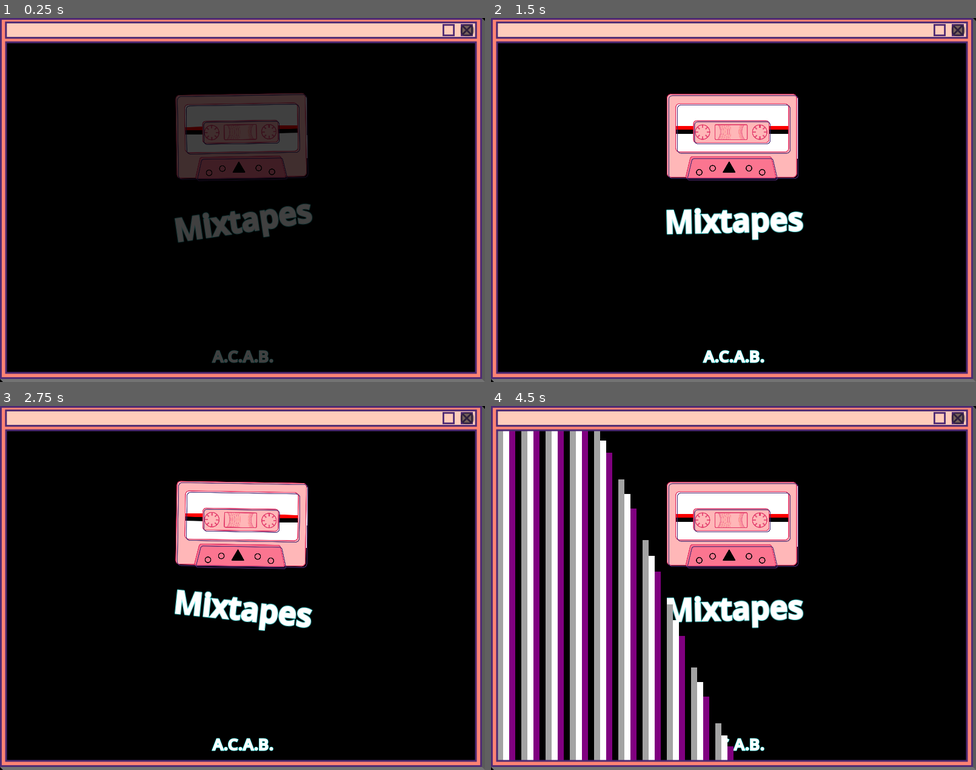
Above: before the commit, frames 1-4 (two rows, left to right).
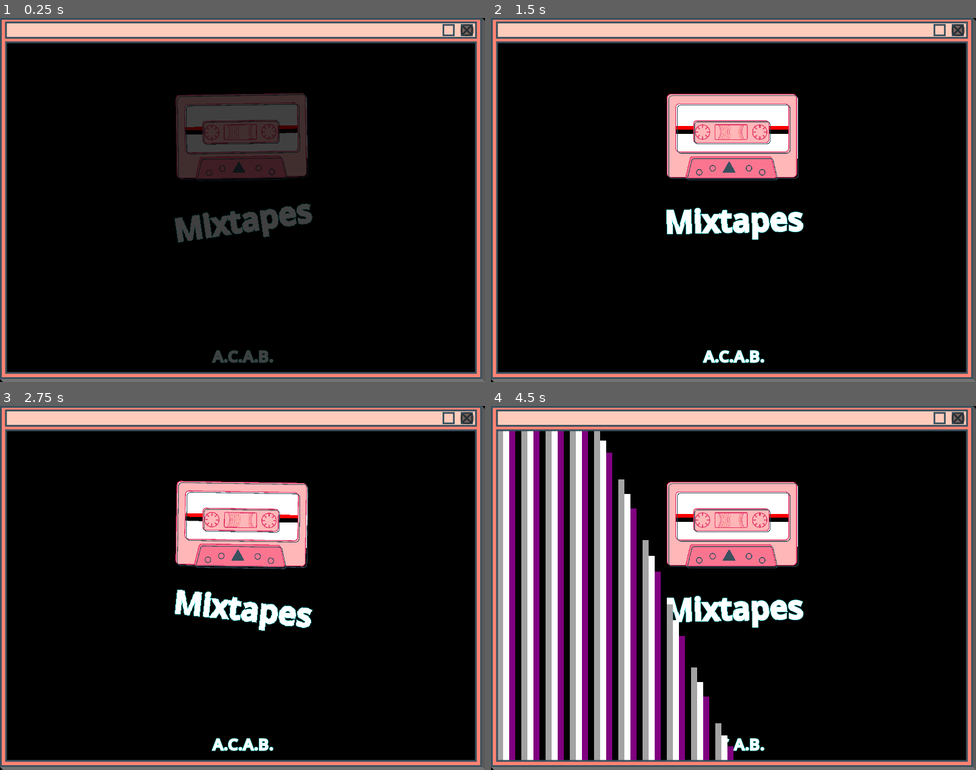
Above: after the commit, the same moments.

Repository: Falme/Mixtapes
Game: Godot game, scene res://Scenes/splash.tscn
Two runs of this game, one before a commit and one after it. Both use one fixed random seed, a clock stepped at 60 frames per second and the inputs below.
Inputs:
- Up to frame 1 (0.25 s): no input
- Up to frame 2 (1.5 s): no input
- Up to frame 3 (2.75 s): no input
- Up to frame 4 (4.5 s): no input

The runs differ from the first frame. In frame 1, 3.9% of the frame differs, in the area x 0-100%, y 0-100%; in frame 2, 5.1%; in frame 3, 5.0%; in frame 4, 5.1%.

Commit message:
Changing some colors

Diff:
--- a/Prefabs/Manifestos/item_manifesto.tscn
+++ b/Prefabs/Manifestos/item_manifesto.tscn
@@ -16,7 +16,7 @@
 tracks/0/loop_wrap = true
 tracks/0/keys = {
 "handle_modes": PackedInt32Array(0),
-"points": PackedFloat32Array(-4, -0.25, 0, 0.25, 0),
+"points": PackedFloat32Array(-4.35, -0.25, 0, 0.25, 0),
 "times": PackedFloat32Array(0)
 }
 tracks/1/type = "bezier"
@@ -27,7 +27,7 @@
 tracks/1/loop_wrap = true
 tracks/1/keys = {
 "handle_modes": PackedInt32Array(0),
-"points": PackedFloat32Array(1, -0.25, 0, 0.25, 0),
+"points": PackedFloat32Array(0.65, -0.25, 0, 0.25, 0),
 "times": PackedFloat32Array(0)
 }
 tracks/2/type = "value"
@@ -53,7 +53,7 @@
 tracks/0/loop_wrap = true
 tracks/0/keys = {
 "handle_modes": PackedInt32Array(0, 0),
-"points": PackedFloat32Array(-0.9, -0.25, 0, 0.25, 0, -4, -0.25, 0, 0.25, 0),
+"points": PackedFloat32Array(-0.9, -0.25, 0, 0.25, 0, -4.35, -0.25, 0, 0.25, 0),
 "times": PackedFloat32Array(0, 1)
 }
 tracks/1/type = "bezier"
@@ -64,7 +64,7 @@
 tracks/1/loop_wrap = true
 tracks/1/keys = {
 "handle_modes": PackedInt32Array(0, 0),
-"points": PackedFloat32Array(4, -0.25, 0, 0.25, 0, 1, -0.25, 0, 0.25, 0),
+"points": PackedFloat32Array(4.1, -0.25, 0, 0.25, 0, 0.65, -0.25, 0, 0.25, 0),
 "times": PackedFloat32Array(0, 1)
 }
 tracks/2/type = "value"
@@ -90,7 +90,7 @@
 tracks/0/loop_wrap = true
 tracks/0/keys = {
 "handle_modes": PackedInt32Array(0, 0),
-"points": PackedFloat32Array(-4, -0.25, 0, 0.25, 0, -0.9, -0.25, 0, 0.25, 0),
+"points": PackedFloat32Array(-4.35, -0.25, 0, 0.25, 0, -0.9, -0.25, 0, 0.25, 0),
 "times": PackedFloat32Array(0, 1)
 }
 tracks/1/type = "bezier"
@@ -101,7 +101,7 @@
 tracks/1/loop_wrap = true
 tracks/1/keys = {
 "handle_modes": PackedInt32Array(0, 0),
-"points": PackedFloat32Array(1, -0.25, 0, 0.25, 0, 4, -0.25, 0, 0.25, 0),
+"points": PackedFloat32Array(0.65, -0.25, 0, 0.25, 0, 4, -0.25, 0, 0.25, 0),
 "times": PackedFloat32Array(0, 1)
 }
 tracks/2/type = "value"
@@ -126,11 +126,12 @@
 
 [node name="ItemManifesto" type="NinePatchRect"]
 anchors_preset = -1
-anchor_left = -4.0
-anchor_right = 1.0
+anchor_left = -4.35
+anchor_right = 0.65
 anchor_bottom = 0.333
 grow_horizontal = 2
 grow_vertical = 2
+mouse_filter = 0
 texture = ExtResource("1_y17p6")
 patch_margin_left = 64
 patch_margin_top = 64
@@ -142,7 +143,7 @@
 layout_mode = 1
 anchors_preset = -1
 anchor_left = 0.2
-anchor_right = 0.8
+anchor_right = 0.85
 anchor_bottom = 1.0
 grow_horizontal = 2
 grow_vertical = 2
@@ -159,7 +160,7 @@
 [node name="Link" type="LinkButton" parent="."]
 layout_mode = 1
 anchors_preset = -1
-anchor_right = 0.8
+anchor_right = 0.85
 anchor_bottom = 1.0
 grow_horizontal = 2
 grow_vertical = 2
@@ -168,7 +169,7 @@
 [node name="ArrowButton" type="Button" parent="."]
 layout_mode = 1
 anchors_preset = -1
-anchor_left = 0.8
+anchor_left = 0.9
 anchor_right = 1.0
 anchor_bottom = 0.9
 mouse_default_cursor_shape = 2
--- a/Sprites/Button.svg
+++ b/Sprites/Button.svg
@@ -10,7 +10,7 @@
    inkscape:export-filename="C:\Users\Mixtapes\Documents\Mixtapes\Sprites\Button.png"
    inkscape:export-xdpi="96"
    inkscape:export-ydpi="96"
-   inkscape:version="1.1.1 (3bf5ae0d25, 2021-09-20)"
+   inkscape:version="1.3.2 (091e20e, 2023-11-25, custom)"
    sodipodi:docname="Button.svg"
    xmlns:inkscape="http://www.inkscape.org/namespaces/inkscape"
    xmlns:sodipodi="http://sodipodi.sourceforge.net/DTD/sodipodi-0.dtd"
@@ -33,27 +33,24 @@
      fit-margin-right="0"
      fit-margin-bottom="0"
      inkscape:zoom="1.4823793"
-     inkscape:cx="76.903392"
-     inkscape:cy="117.71616"
-     inkscape:window-width="1920"
-     inkscape:window-height="1017"
-     inkscape:window-x="2552"
-     inkscape:window-y="156"
+     inkscape:cx="12.817232"
+     inkscape:cy="52.955408"
+     inkscape:window-width="2498"
+     inkscape:window-height="1057"
+     inkscape:window-x="-8"
+     inkscape:window-y="-8"
      inkscape:window-maximized="1"
-     inkscape:current-layer="layer2" />
+     inkscape:current-layer="layer3"
+     inkscape:showpageshadow="2"
+     inkscape:deskcolor="#d1d1d1" />
   <defs
      id="defs2" />
   <g
-     inkscape:label="Camada 1"
-     inkscape:groupmode="layer"
-     id="layer1"
-     sodipodi:insensitive="true"
-     transform="translate(-0.07264002,-0.06295181)" />
-  <g
      inkscape:groupmode="layer"
      id="layer2"
-     inkscape:label="Camada 2"
-     transform="translate(-0.07264002,-0.06295181)">
+     inkscape:label="Shadow"
+     transform="translate(-0.07264002,-0.06295181)"
+     style="display:inline">
     <rect
        style="fill:#000000;fill-opacity:0.640151;fill-rule:evenodd;stroke-width:0.250676"
        id="rect32"
@@ -66,9 +63,8 @@
   <g
      inkscape:groupmode="layer"
      id="layer3"
-     inkscape:label="Camada 3"
-     style="display:inline"
-     sodipodi:insensitive="true">
+     inkscape:label="Fill"
+     style="display:inline">
     <path
        style="fill:#c8c8c8;fill-opacity:1;fill-rule:evenodd;stroke:#000000;stroke-width:1.32187;stroke-miterlimit:4;stroke-dasharray:none;stroke-opacity:1"
        sodipodi:type="inkscape:offset"
--- a/Sprites/K7-Icon.svg
+++ b/Sprites/K7-Icon.svg
@@ -109,7 +109,7 @@
      inkscape:window-x="1034"
      inkscape:window-y="0"
      inkscape:window-maximized="0"
-     inkscape:current-layer="layer9"
+     inkscape:current-layer="layer5"
      inkscape:showpageshadow="2"
      inkscape:deskcolor="#d1d1d1" />
   <g
@@ -521,35 +521,35 @@
      inkscape:label="BottomBorder_Circles"
      style="display:inline">
     <ellipse
-       style="fill:none;stroke:#000000;stroke-width:4.82503;stroke-linecap:round;stroke-linejoin:round"
+       style="fill:none;stroke:#38505e;stroke-width:4.82503;stroke-linecap:round;stroke-linejoin:round;stroke-opacity:1"
        id="path1"
        cx="228.78084"
        cy="477.77335"
        rx="16.525536"
        ry="16.525532" />
     <ellipse
-       style="fill:none;stroke:#000000;stroke-width:4.82503;stroke-linecap:round;stroke-linejoin:round"
+       style="fill:none;stroke:#38505e;stroke-width:4.82503;stroke-linecap:round;stroke-linejoin:round;stroke-opacity:1"
        id="path1-4"
        cx="597.52557"
        cy="477.77335"
        rx="16.525536"
        ry="16.525532" />
     <ellipse
-       style="fill:none;stroke:#000000;stroke-width:4.82503;stroke-linecap:round;stroke-linejoin:round"
+       style="fill:none;stroke:#38505e;stroke-width:4.82503;stroke-linecap:round;stroke-linejoin:round;stroke-opacity:1"
        id="path1-3"
        cx="520.11462"
        cy="454.1008"
        rx="16.525536"
        ry="16.525532" />
     <circle
-       style="fill:none;stroke:#000000;stroke-width:4.49201;stroke-linecap:round;stroke-linejoin:round"
+       style="fill:none;stroke:#38505e;stroke-width:4.49201;stroke-linecap:round;stroke-linejoin:round;stroke-opacity:1"
        id="path2"
        cx="306.99692"
        cy="454.1008"
        r="16.692043" />
     <path
        sodipodi:type="star"
-       style="fill:#000000;fill-opacity:1;stroke:none;stroke-width:5;stroke-linecap:round;stroke-linejoin:round"
+       style="fill:#38505e;fill-opacity:1;stroke:none;stroke-width:5;stroke-linecap:round;stroke-linejoin:round"
        id="path3"
        inkscape:flatsided="false"
        sodipodi:sides="3"
@@ -575,7 +575,7 @@
      transform="translate(-4.2737895,-4.2737895)">
     <path
        id="path6"
-       style="display:inline;opacity:1;fill:none;stroke:#4d2973;stroke-width:4.22430025;stroke-linecap:round;stroke-linejoin:round;stroke-dasharray:none;stroke-opacity:1"
+       style="display:inline;opacity:1;fill:#000000;stroke:#38505e;stroke-width:4.22430025;stroke-linecap:round;stroke-linejoin:round;stroke-dasharray:none;stroke-opacity:1;fill-opacity:0"
        d="m 188.08705,397.90003 474.02242,0 a 15.500141,15.500141 38.446816 0 1 15.09638,11.98534 l 25.14297,107.99111  …(200 unchanged characters)…
        sodipodi:nodetypes="ccccc"
        inkscape:path-effect="#path-effect7"
@@ -583,10 +583,10 @@
        transform="matrix(0.94690239,0,0,0.94690239,25.390171,25.197257)" />
     <path
        id="path7"
-       style="display:inline;opacity:1;fill:none;fill-opacity:1;stroke:#4d2973;stroke-width:4;stroke-miterlimit:4;stroke-dasharray:none;stroke-opacity:1"
+       style="display:inline;opacity:1;fill:#000000;fill-opacity:0;stroke:#38505e;stroke-width:4;stroke-miterlimit:4;stroke-dasharray:none;stroke-opacity:1"
        d="m 75.944032,32.64331 c -12.154013,0 -21.937805,9.78564 -21.937805,21.939653 V 496.21676 c 0,12.15401 9.783792 …(437 unchanged characters)…
     <rect
-       style="display:inline;opacity:1;fill:none;fill-opacity:1;stroke:#4d2973;stroke-width:4;stroke-linecap:round;stroke-linejoin:round;stroke-miterlimit:4;stroke-dasharray:none;stroke-opacity:1"
+       style="display:inline;opacity:1;fill:#000000;fill-opacity:0;stroke:#38505e;stroke-width:4;stroke-linecap:round;stroke-linejoin:round;stroke-miterlimit:4;stroke-dasharray:none;stroke-opacity:1"
        id="rect7"
        width="442.58844"
        height="128.77034"
--- a/Sprites/mixtapes_windowframe.svg
+++ b/Sprites/mixtapes_windowframe.svg
@@ -23,15 +23,15 @@
      inkscape:pagecheckerboard="0"
      inkscape:deskcolor="#d1d1d1"
      inkscape:document-units="px"
-     inkscape:zoom="12.27239"
-     inkscape:cx="-0.73335347"
-     inkscape:cy="621.27262"
+     inkscape:zoom="1.5340488"
+     inkscape:cx="386.55876"
+     inkscape:cy="47.260557"
      inkscape:window-width="2498"
      inkscape:window-height="1057"
      inkscape:window-x="-8"
      inkscape:window-y="-8"
      inkscape:window-maximized="1"
-     inkscape:current-layer="layer1" />
+     inkscape:current-layer="layer3" />
   <defs
      id="defs1" />
   <g
@@ -81,21 +81,21 @@
        id="layer3"
        inkscape:label="Borders">
       <rect
-         style="fill:none;fill-opacity:1;stroke-width:3;stroke-linecap:round;stroke-linejoin:miter;stroke:#4d2973;stroke-opacity:1;stroke-dasharray:none"
+         style="fill:none;fill-opacity:1;stroke-width:3;stroke-linecap:round;stroke-linejoin:miter;stroke:#38505e;stroke-opacity:1;stroke-dasharray:none"
          id="rect4"
          width="775"
          height="545"
          x="10"
          y="40" />
       <rect
-         style="fill:#ffccbb;fill-opacity:1;stroke:#4d2973;stroke-width:3;stroke-linecap:round;stroke-linejoin:miter;stroke-miterlimit:4;stroke-dasharray:none;stroke-opacity:1"
+         style="fill:#ffccbb;fill-opacity:1;stroke:#38505e;stroke-width:3;stroke-linecap:round;stroke-linejoin:miter;stroke-miterlimit:4;stroke-dasharray:none;stroke-opacity:1"
          id="rect5"
          width="775.32568"
          height="25.325691"
          x="9.8371563"
          y="7.3371563" />
       <rect
-         style="fill:none;fill-opacity:1;stroke:#4d2973;stroke-width:2.92243;stroke-linecap:round;stroke-linejoin:miter;stroke-miterlimit:4;stroke-dasharray:none;stroke-opacity:1"
+         style="fill:none;fill-opacity:1;stroke:#38505e;stroke-width:2.92243;stroke-linecap:round;stroke-linejoin:miter;stroke-miterlimit:4;stroke-dasharray:none;stroke-opacity:1"
          id="rect5-0"
          width="792.07751"
          height="592.07758"
@@ -106,7 +106,7 @@
          id="layer5"
          inkscape:label="CloseButton">
         <rect
-           style="fill:#ffccbb;fill-opacity:1;stroke:#4d2973;stroke-width:2.76905;stroke-linecap:round;stroke-linejoin:miter;stroke-miterlimit:4;stroke-dasharray:none;stroke-opacity:1"
+           style="fill:#ffccbb;fill-opacity:1;stroke:#38505e;stroke-width:2.76905;stroke-linecap:round;stroke-linejoin:miter;stroke-miterlimit:4;stroke-dasharray:none;stroke-opacity:1"
            id="rect6"
            width="17.230957"
            height="17.230955"
@@ -118,17 +118,17 @@
            id="layer4"
            inkscape:label="X">
           <path
-             style="fill:none;stroke:#4d2973;stroke-width:2.893;stroke-linecap:butt;stroke-linejoin:miter;stroke-opacity:1;stroke-dasharray:none"
+             style="fill:none;stroke:#38505e;stroke-width:2.893;stroke-linecap:butt;stroke-linejoin:miter;stroke-opacity:1;stroke-dasharray:none"
              d="M 761.09202,28.904119 778.82715,11.168983"
              id="path6" />
           <path
-             style="fill:none;stroke:#4d2973;stroke-width:2.893;stroke-linecap:butt;stroke-linejoin:miter;stroke-opacity:1;stroke-dasharray:none"
+             style="fill:none;stroke:#38505e;stroke-width:2.893;stroke-linecap:butt;stroke-linejoin:miter;stroke-opacity:1;stroke-dasharray:none"
              d="M 778.82715,28.904117 761.09202,11.168985"
              id="path7" />
         </g>
       </g>
       <rect
-         style="fill:#ffccbb;fill-opacity:1;stroke:#4d2973;stroke-width:2.76905;stroke-linecap:round;stroke-linejoin:miter;stroke-miterlimit:4;stroke-dasharray:none;stroke-opacity:1"
+         style="fill:#ffccbb;fill-opacity:1;stroke:#38505e;stroke-width:2.76905;stroke-linecap:round;stroke-linejoin:miter;stroke-miterlimit:4;stroke-dasharray:none;stroke-opacity:1"
          id="rect6-1"
          width="17.230957"
          height="17.230955"
--- a/project.godot
+++ b/project.godot
@@ -33,4 +33,5 @@
 
 [rendering]
 
+textures/canvas_textures/default_texture_filter=0
 environment/defaults/default_clear_color=Color(0, 0, 0, 1)
